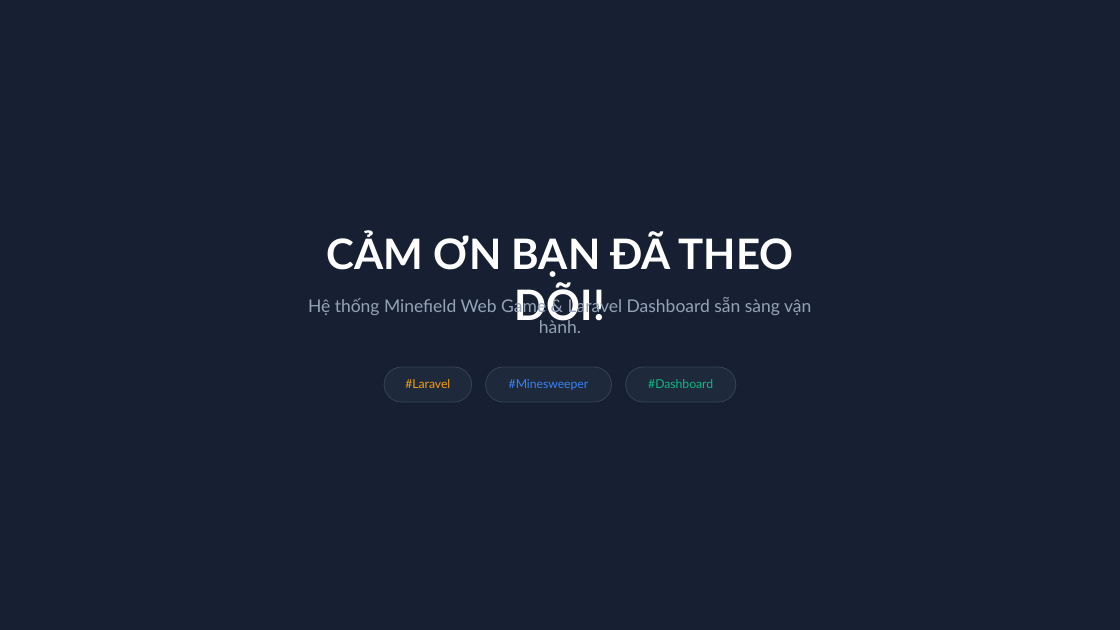
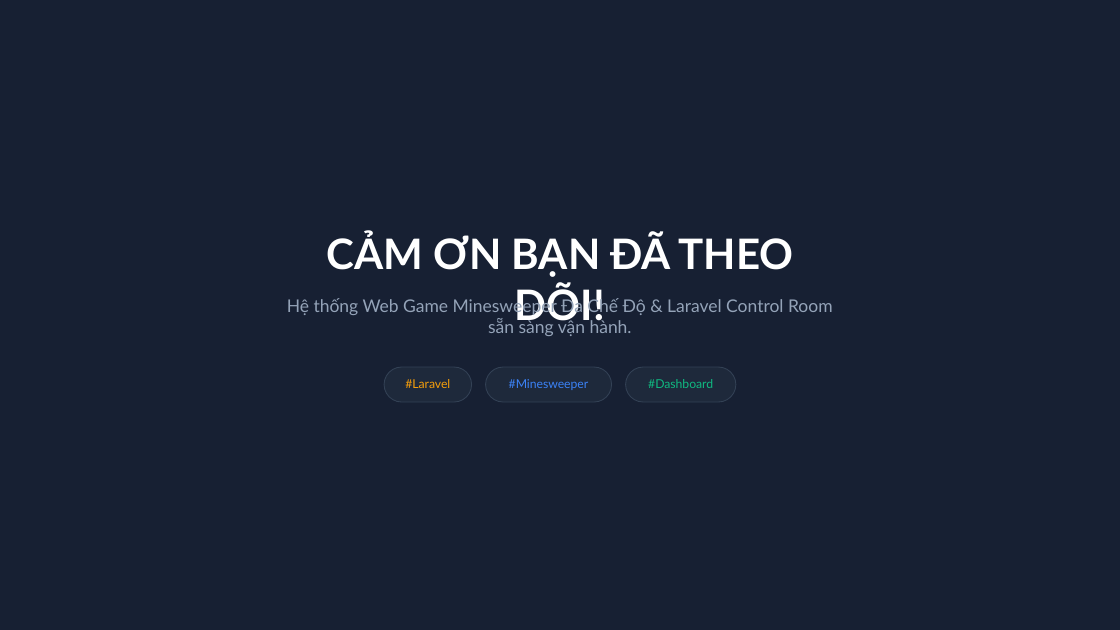
Before and after one commit to imaKea/prjMinesweeper, a slide deck: slide 10 of demo_minesweeper.pptx. Drawn at 1120x630 pixels with LibreOffice and Linux fonts; fonts in the diff are those of the drawing; background and template pictures are left out. Boxes give left, top, right and bottom in pixels: in the first picture for what was removed or moved away, otherwise in the second. Text is boxed around its words. In the diff, an @@ line names an element or a change of style, - is before the commit and + after.

```diff
--- a/demo_minesweeper.pptx
+++ b/demo_minesweeper.pptx
@@ text at (287, 298, 833, 336): text changed @@
-Hệ thống Minefield Web Game & Laravel Dashboard sẵn sàng vận hành.
+Hệ thống Web Game Minesweeper Đa Chế Độ & Laravel Control Room sẵn sàng vận hành.
```
Also in this commit, not shown: 7 other slides changed, 1 other file.
